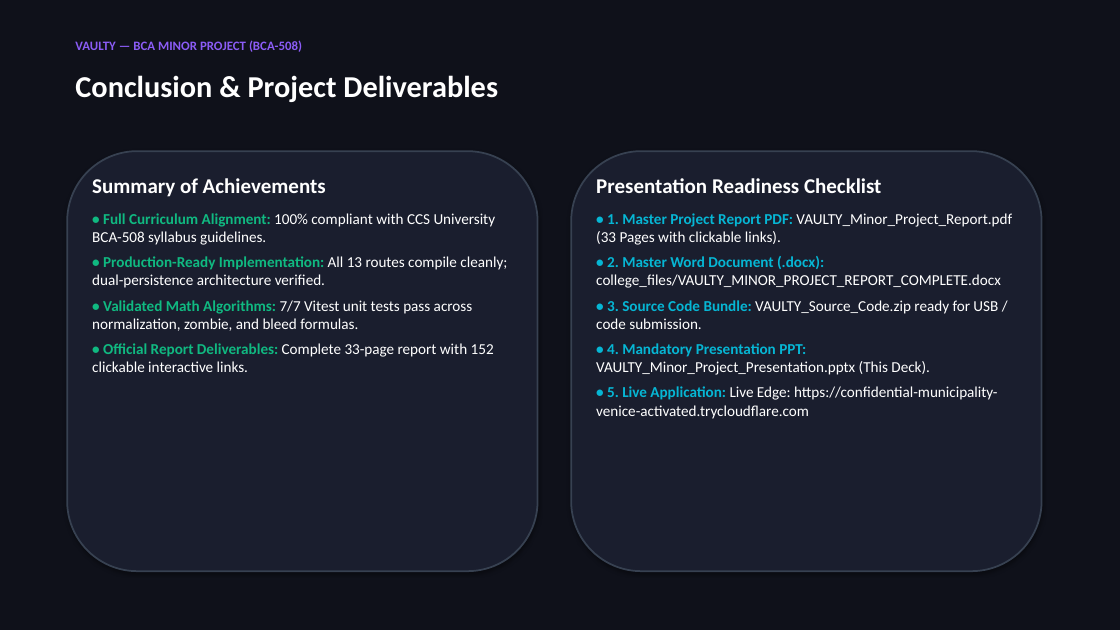
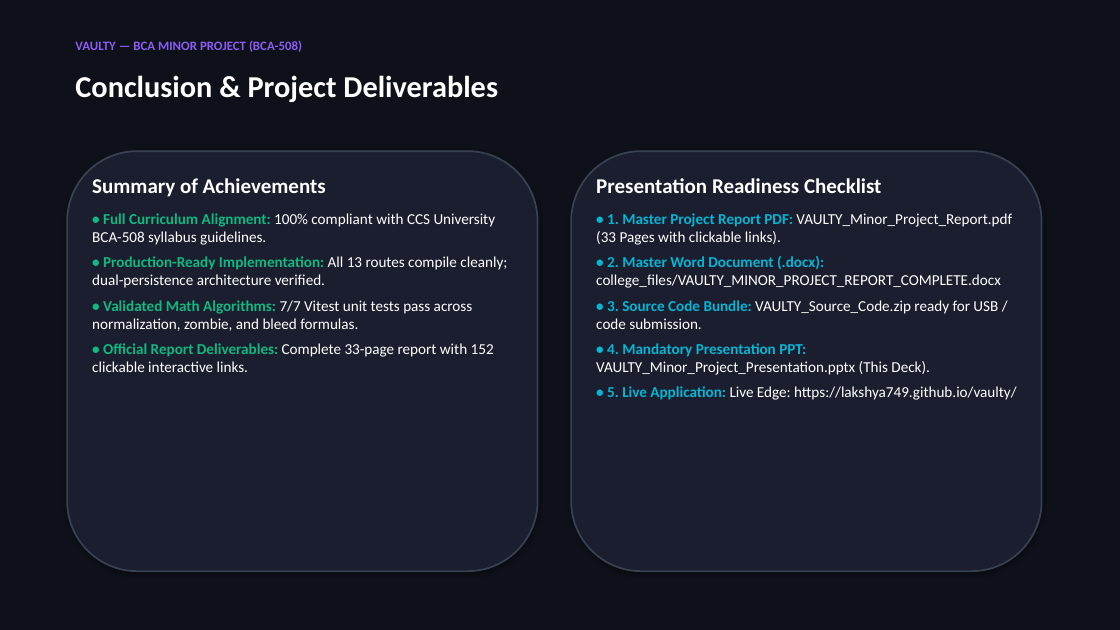
Before and after one commit to Lakshya749/vaulty, a slide deck: slide 12 of COLLEGE_SUBMISSION_PACKAGE/03_PRESENTATION_SLIDES_FOR_TOMORROW.pptx. Drawn at 1120x630 pixels with LibreOffice and Linux fonts; fonts in the diff are those of the drawing. Boxes give left, top, right and bottom in pixels: in the first picture for what was removed or moved away, otherwise in the second. Text is boxed around its words. In the diff, an @@ line names an element or a change of style, - is before the commit and + after.

```diff
--- a/COLLEGE_SUBMISSION_PACKAGE/03_PRESENTATION_SLIDES_FOR_TOMORROW.pptx
+++ b/COLLEGE_SUBMISSION_PACKAGE/03_PRESENTATION_SLIDES_FOR_TOMORROW.pptx
@@ text at (x1=607, y1=386, x2=1017, y2=400): text changed @@
-• 5. Live Application: Live Edge: https://confidential-municipality-venice-activated.trycloudflare.com
+• 5. Live Application: Live Edge: https://lakshya749.github.io/vaulty/
```
Also in this commit, not shown: 1 other slide changed, 29 other files.
